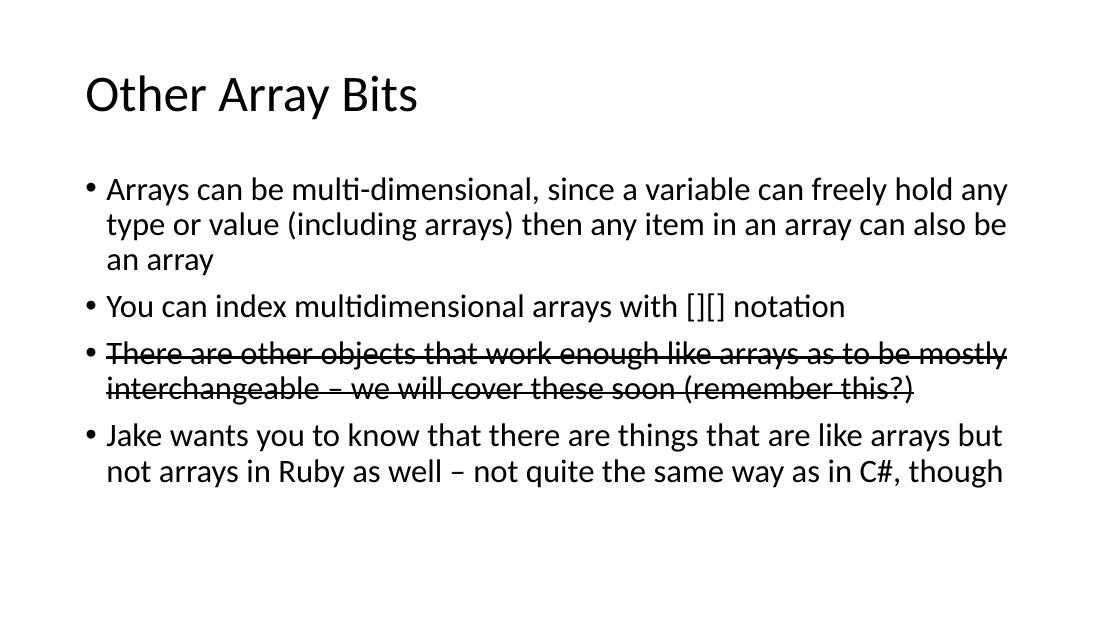
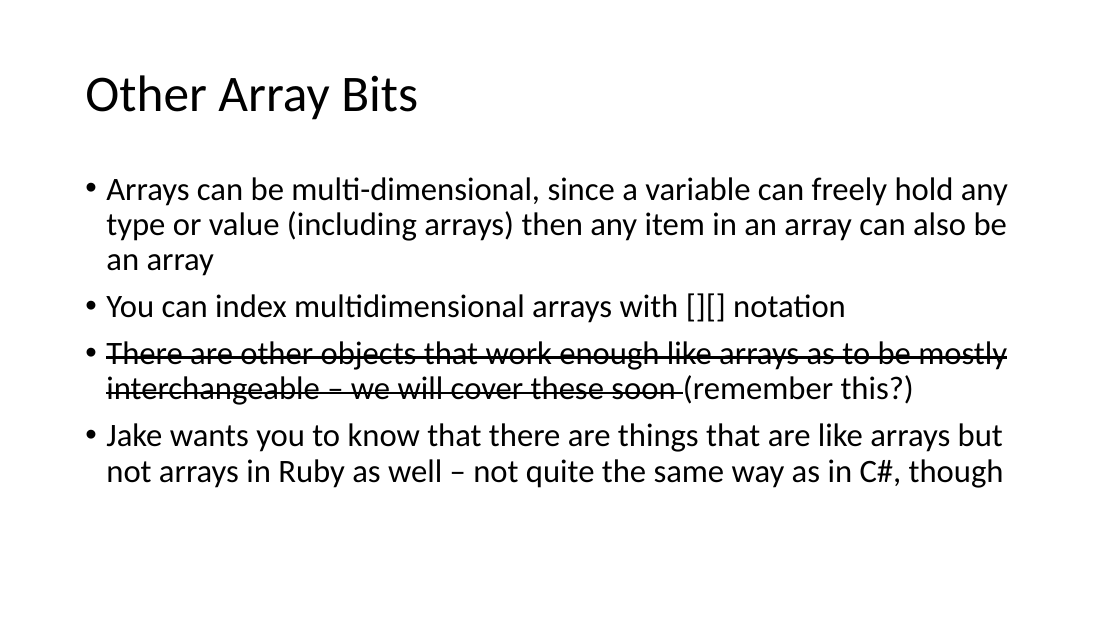
Before and after one commit to uugengiven/academypgh, a slide deck: slide 36 of Code/Slides/Academy PGH 2.1 Ruby.pptx. Drawn at 1120x630 pixels with LibreOffice and Linux fonts; fonts in the diff are those of the drawing. Boxes give left, top, right and bottom in pixels: in the first picture for what was removed or moved away, otherwise in the second. Text is boxed around its words. In the diff, an @@ line names an element or a change of style, - is before the commit and + after.

```diff
--- a/Code/Slides/Academy PGH 2.1 Ruby.pptx
+++ b/Code/Slides/Academy PGH 2.1 Ruby.pptx
@@ text at [106, 341, 1007, 405]: strikethrough off in "(remember this?)" @@
```
Also in this commit, not shown: 6 other slides changed, 43 other files.
